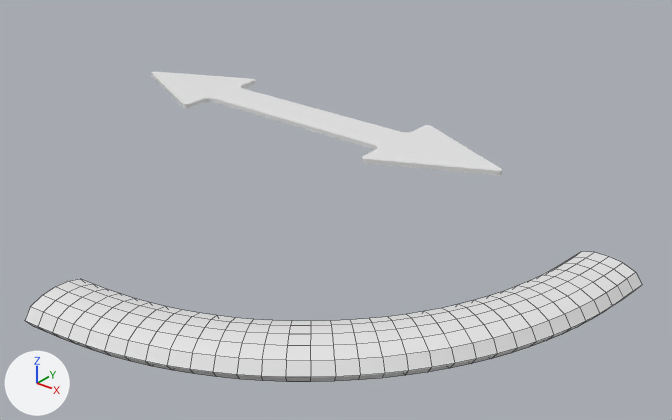
The Blender file gz/custom_shape/gz_shape.blend as it was, and as the next commit left it.
Camera for both pictures: a camera (50 mm lens) standing at (1.061, -1.225, 0.594) and looking at (0.263, -0.228, -0.025). Lighting does not change. The marker at lower left points along +X, +Y and +Z. Mesh edges are drawn as thin lines on the coarser meshes.

In view in the first picture: 'gz_shape_ROTATE', 'gz_shape_SLIDE'.
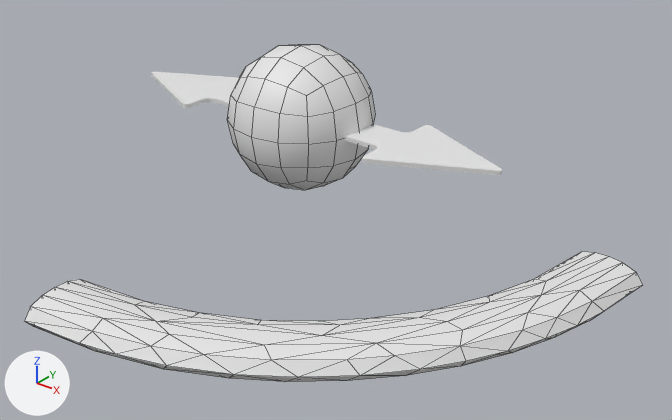
Changed parts and their boxes (x1, y1, x2, y2) in the pictures (672 x 420 px):
'gz_shape_MOVE', added
    after: (227, 45, 375, 190)

What changed in the scene script:
```text
Add me_cube:
    me_cube.from_pydata(...)  # 98 vertices, 96 faces; spans x -0.134..0.134, y -0.134..0.134, z -0.134..0.134
    me_cube.polygons.foreach_set('use_smooth', [True] * 96)
Add ob_gz_shape_move:
    ob_gz_shape_move = bpy.data.objects.new('gz_shape_MOVE', me_cube)
    ob_gz_shape_move.location = (0.0, 0.0, 0.0)
```
